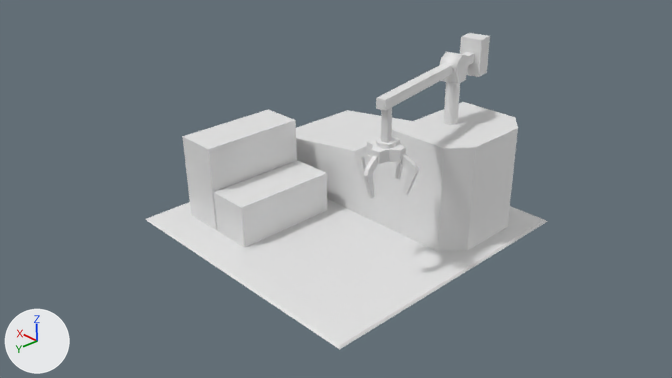
Before and after pictures for a commit that changed the Blender file Assets/Models/ConstructionYard.blend.
Both versions are drawn from the file's camera 'Camera'. Arrows for +X, +Y and +Z are at lower left; the lights stay in place.

In view in the first picture: 'Base', 'Building', 'Claw', 'Container1', 'Container2', 'Container3', 'CrainTop', 'CraneBase'.
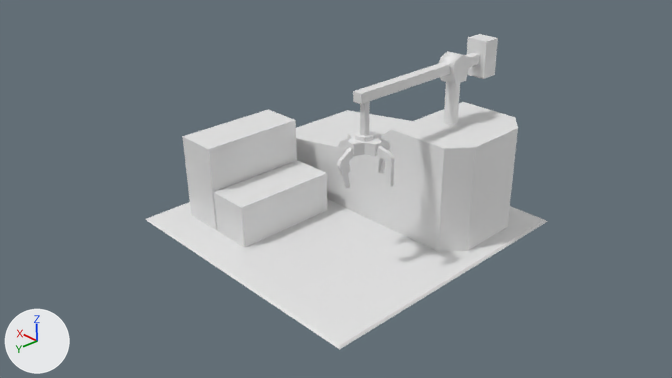
Edits to the scene script, one JSON object a line:
```json
{"op": "set", "path": "ob_craintop.rotation_euler", "old": "(-3.142, 3.142, 0.196)", "new": "(-3.142, 3.142, 0.0)", "note": "degrees (-180, 180, 11) -> degrees (-180, 180, 0)"}
```

Pixel boxes [x1, y1, x2, y2] of what changed, in the pictures (672 x 378 px):
```json
{"object": "CrainTop", "change": "turned", "before": [376, 33, 490, 111], "after": [353, 34, 498, 104]}
{"object": "Claw", "change": "turned", "before": [367, 108, 406, 164], "after": [347, 101, 382, 156]}
{"object": "Claw2", "change": "turned", "before": [400, 153, 419, 195], "after": [377, 146, 394, 187]}
{"object": "Claw3", "change": "turned", "before": [364, 155, 378, 198], "after": [337, 147, 353, 189]}
{"object": "Claw4", "change": "turned", "before": [354, 146, 369, 182], "after": [338, 139, 351, 173]}
{"object": "Claw1", "change": "turned", "before": [395, 145, 406, 179], "after": [378, 139, 391, 173]}
```
